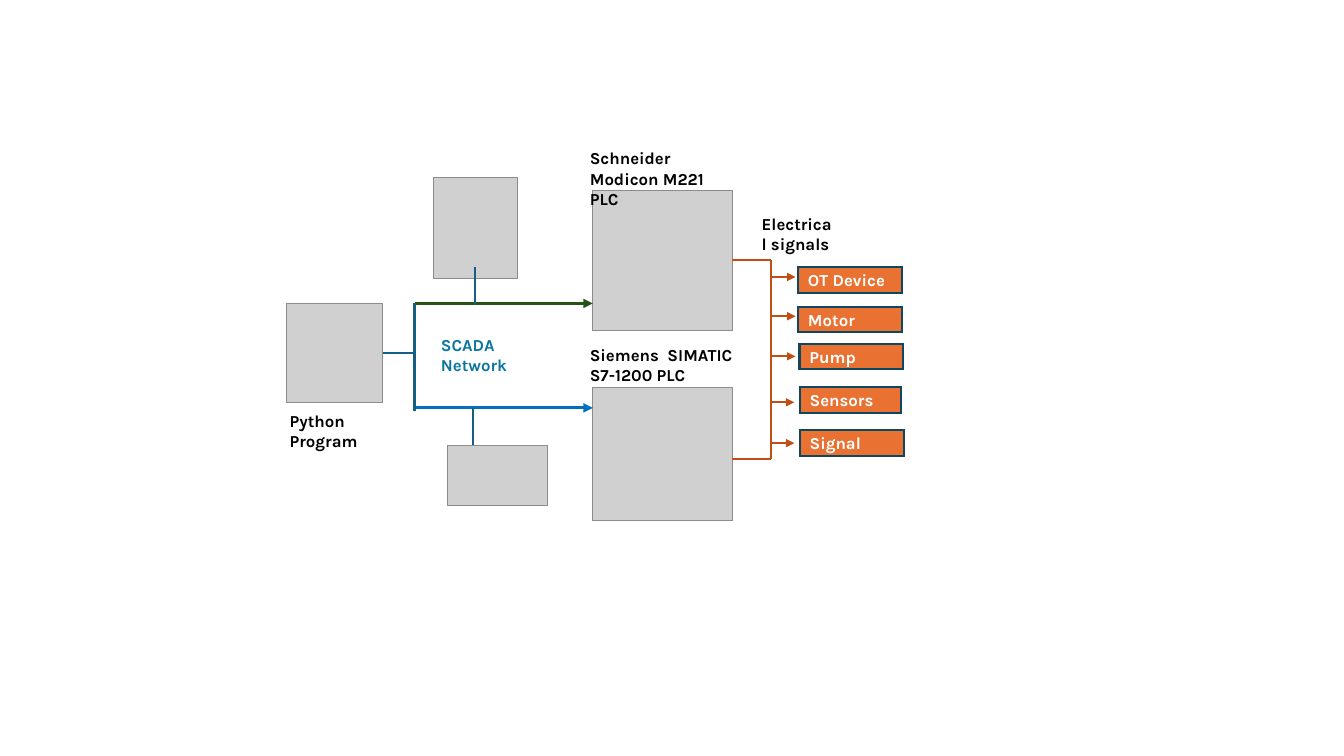
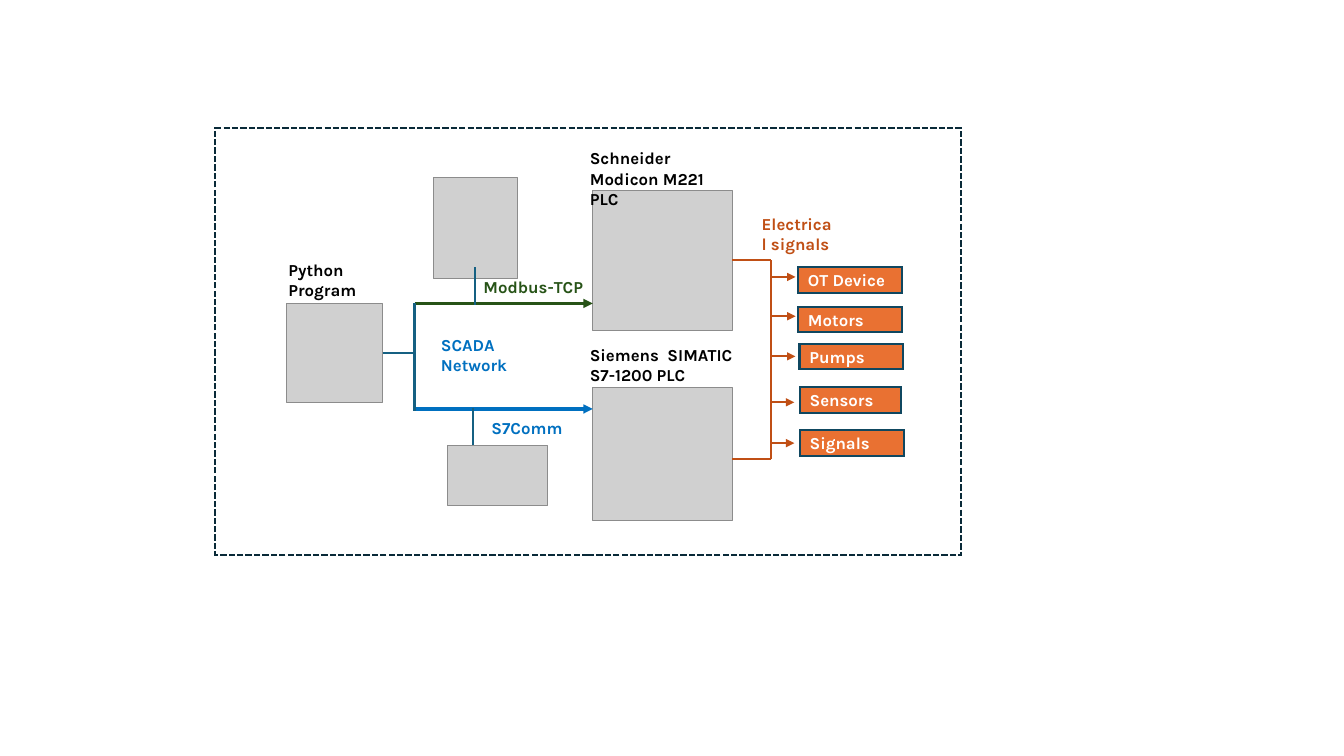
Before and after one commit to LiuYuancheng/PLC_and_RTU_Simulator, a slide deck: slide 6 of doc/designDoc.pptx. Drawn at 1344x756 pixels with LibreOffice and Linux fonts; fonts in the diff are those of the drawing; grey boxes stand for pictures. Boxes give left, top, right and bottom in pixels: in the first picture for what was removed or moved away, otherwise in the second. Text is boxed around its words. In the diff, an @@ line names an element or a change of style, - is before the commit and + after.

```diff
--- a/doc/designDoc.pptx
+++ b/doc/designDoc.pptx
@@ rectangle added at box(216, 128, 962, 555), outline #092A39 1.5 pt dashed @@
@@ text "Electrical signals" at box(771, 238, 829, 254): text colour #000000 to #C04F15 @@
@@ text "Python Program": place and size @@
-text "Python Program" at box(290, 415, 358, 452)
+text "Python Program" at box(288, 264, 356, 301)
@@ text added at box(483, 278, 583, 294), 12 pt, text #275417, bold @@
+Modbus-TCP
@@ text in rectangle at box(808, 315, 864, 326): text changed @@
-Motor
+Motors
@@ text "SCADA Network" at box(441, 340, 507, 372): text colour #0B76A0 to #0070C0 @@
@@ text in rectangle at box(809, 352, 864, 367): text changed @@
-Pump
+Pumps
@@ text added at box(491, 423, 562, 435), 12 pt, text #0070C0, bold @@
+S7Comm
@@ text in rectangle at box(810, 437, 870, 453): text changed @@
-Signal
+Signals
```
Also in this commit, not shown: 1 other slide changed, 2 other files.
